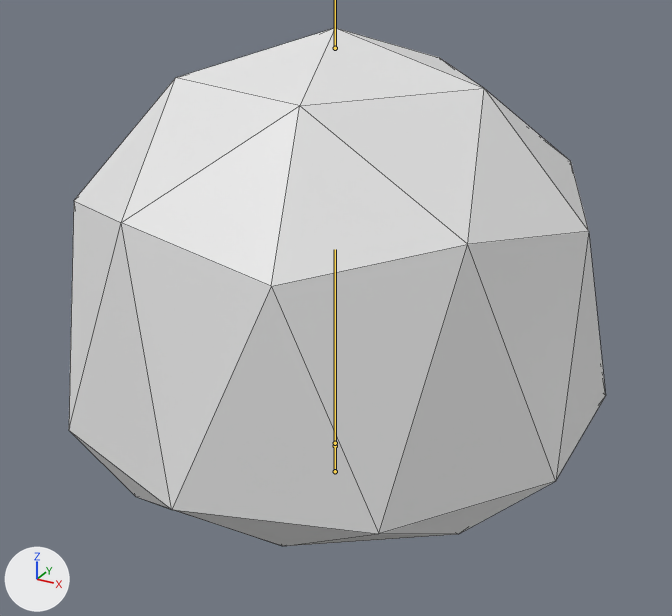
The FBX model Assets/models/slime.fbx: old version first, new version second.
The view is the same before and after, from a 50 mm lens placed at (0.764, -1.385, 0.992), pointed at (0.02, -0.034, 0.316). The axes (+X, +Y, +Z) are drawn at lower left. The lights are the same throughout. The bones that bend it are drawn over the model as lines. Mesh edges are drawn as thin lines.
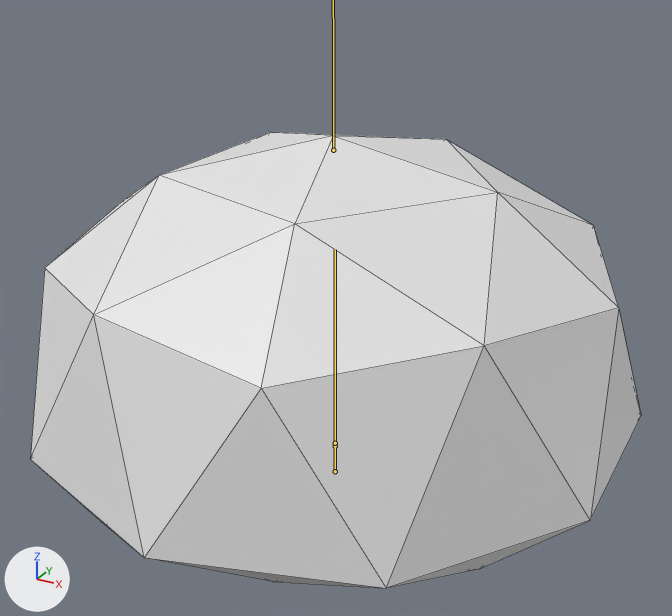
The newer file adds an action. The first version stands in its rest pose; the second is drawn at frame 5 of the action 'Slime|Hurt'.

Patch to the scene script:
```diff
--- a/Assets/models/slime.fbx.py
+++ b/Assets/models/slime.fbx.py
@@ bone_center @@
 bone_center = bpy.data.objects['Slime'].pose.bones['Center']  # child of 'Bottom'
-bone_center.scale = (1.0, 1.0, 1.0)
+bone_center.scale = (1.13, 0.78, 1.13)
```

Location of each change, (x1, y1, x2, y2) in pixels of the pictures (672 x 616 px):
'Icosphere', posed (14% wider, 12% shorter)
    before: (69, 28, 606, 546)
    after: (31, 132, 641, 588)
bone 'Center', root to tip
    before: (335, 443) to (335, 414)
    after: (335, 443) to (335, 420)
